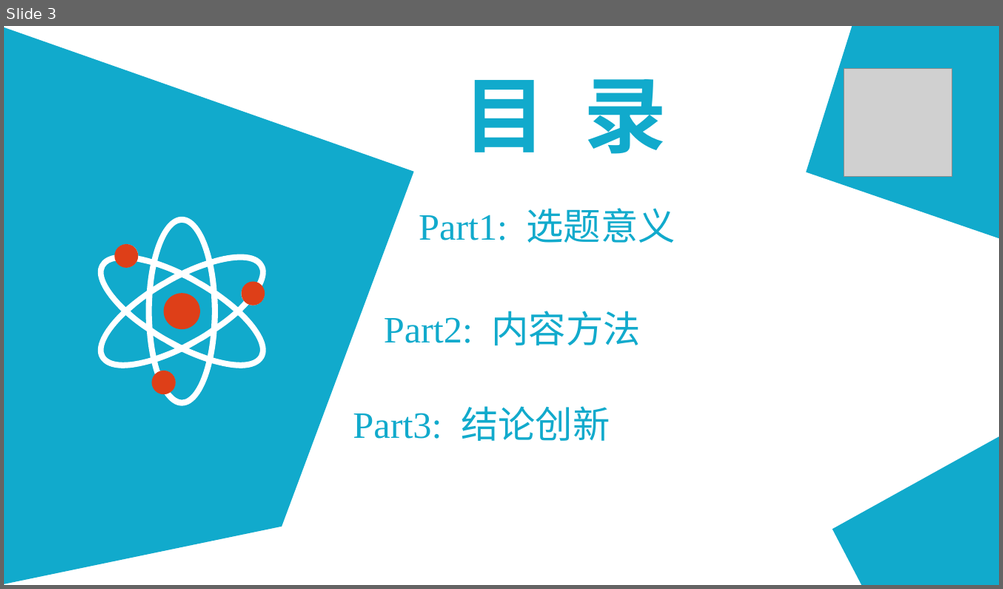
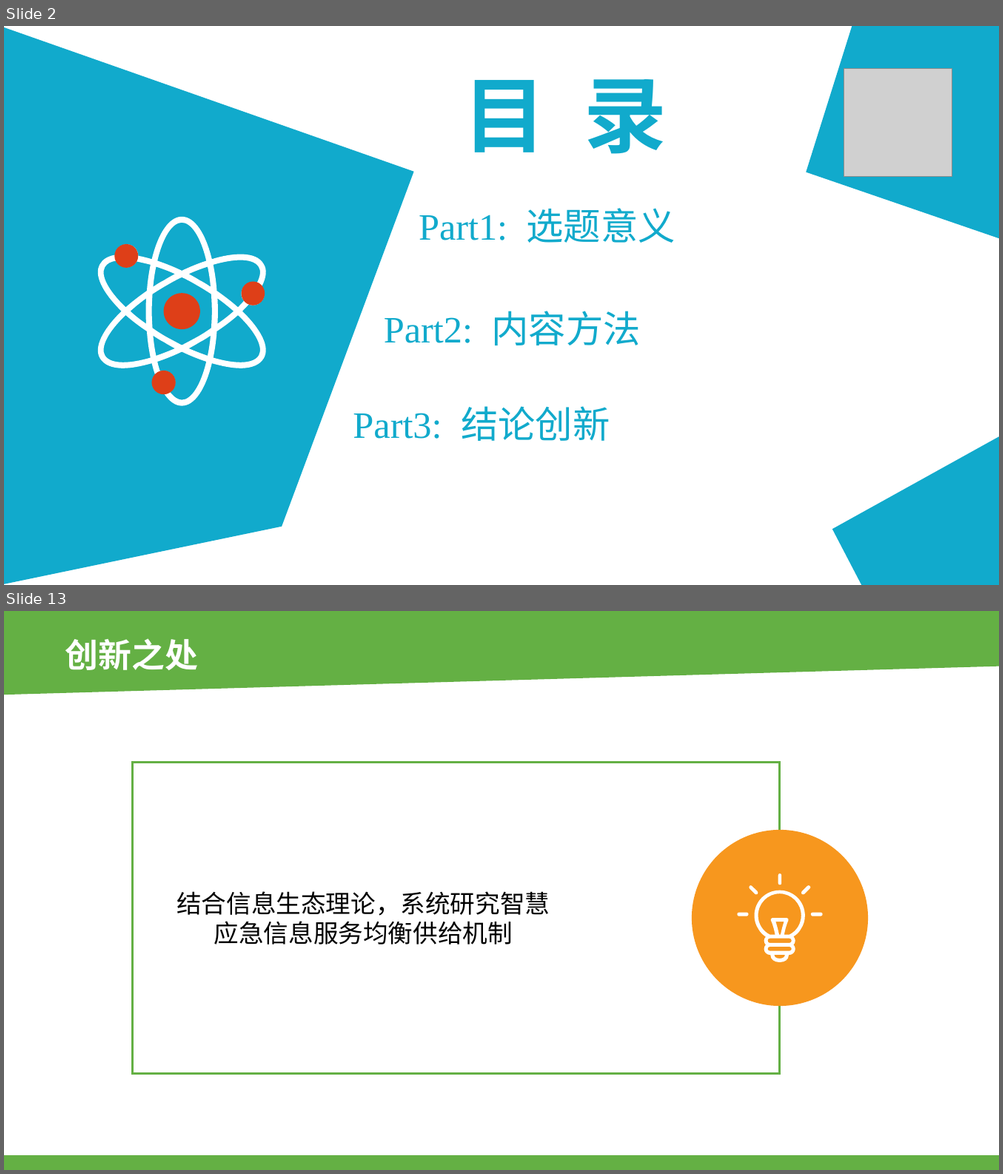
Before and after one commit to RyanWangg/FinalPaper, a slide deck: 毕业论文答辩展示.ppt. Shown one above the other, each under a label of ours: slide 3 before the commit, slides 2 and 13 after it; the slides between them are not shown. The pictures are 1003x589 and 1003x1174 pixels, drawn with LibreOffice and Linux fonts; fonts in the diff are those of the drawing; grey boxes stand for pictures; background and template pictures are left out. Boxes give left, top, right and bottom in pixels: in the first picture for what was removed or moved away, otherwise in the second. Text is boxed around its words. In the diff, an @@ line names an element or a change of style, - is before the commit and + after.

```diff
--- a/毕业论文答辩展示.ppt
+++ b/毕业论文答辩展示.ppt
@@ slide 13 added at <box>4,611,999,1170</box>, background picture (left out) @@
@@ freeform shape added at <box>4,611,998,695</box>, fill #64B044 @@
@@ text added at <box>65,638,198,670</box>, 32 pt, text #FFFFFF, bold @@
+创新之处
@@ rectangle added at <box>133,763,779,1073</box>, outline #64B044 2.24 pt @@
@@ ellipse added at <box>691,830,868,1006</box>, fill #F7971E @@
@@ freeform shape added at <box>737,874,822,963</box>, fill #FFFFFF @@
@@ text added at <box>176,891,549,945</box>, 24 pt, text #000000 @@
+结合信息生态理论，系统研究智慧应急信息服务均衡供给机制
@@ rectangle added at <box>4,1155,998,1170</box>, fill #64B044 @@
@@ what was slide 3 is now slide 2 @@
```
Also in this commit, not shown: 4 slides changed, 7 other slides added, 15 slides removed.
